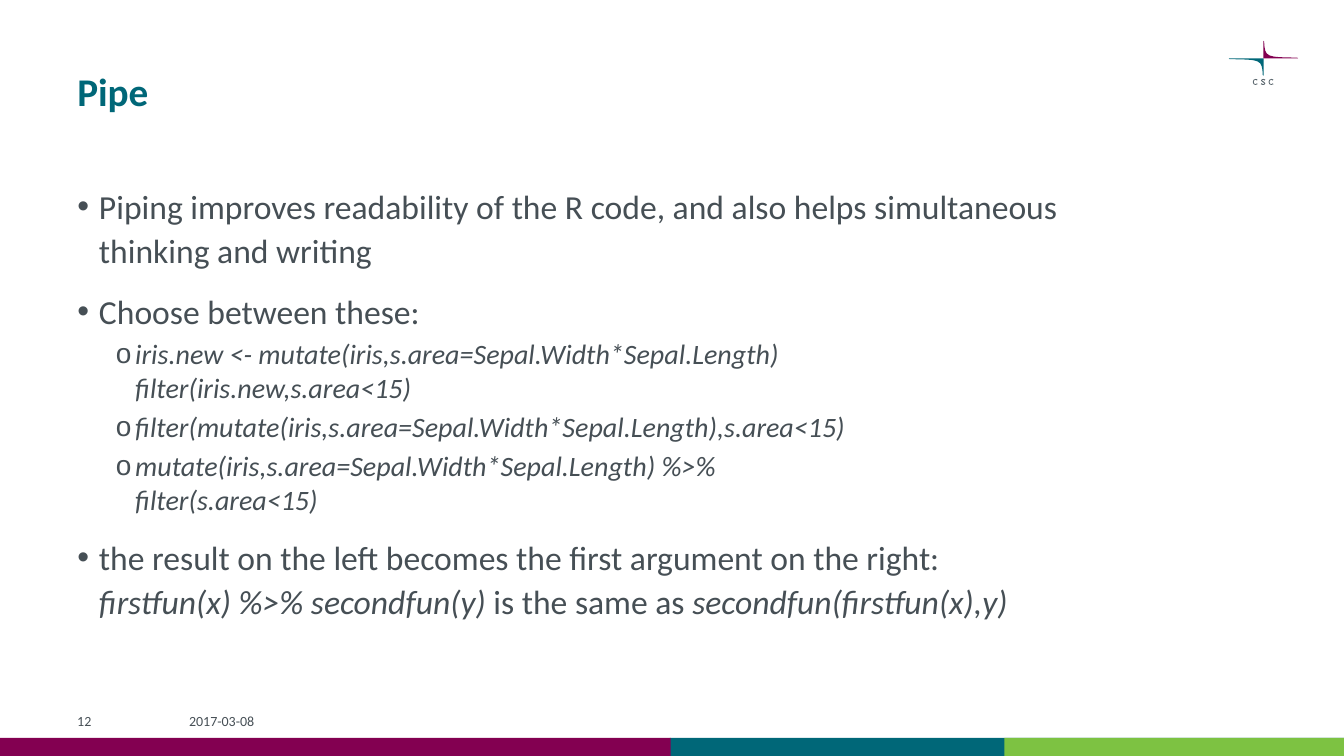
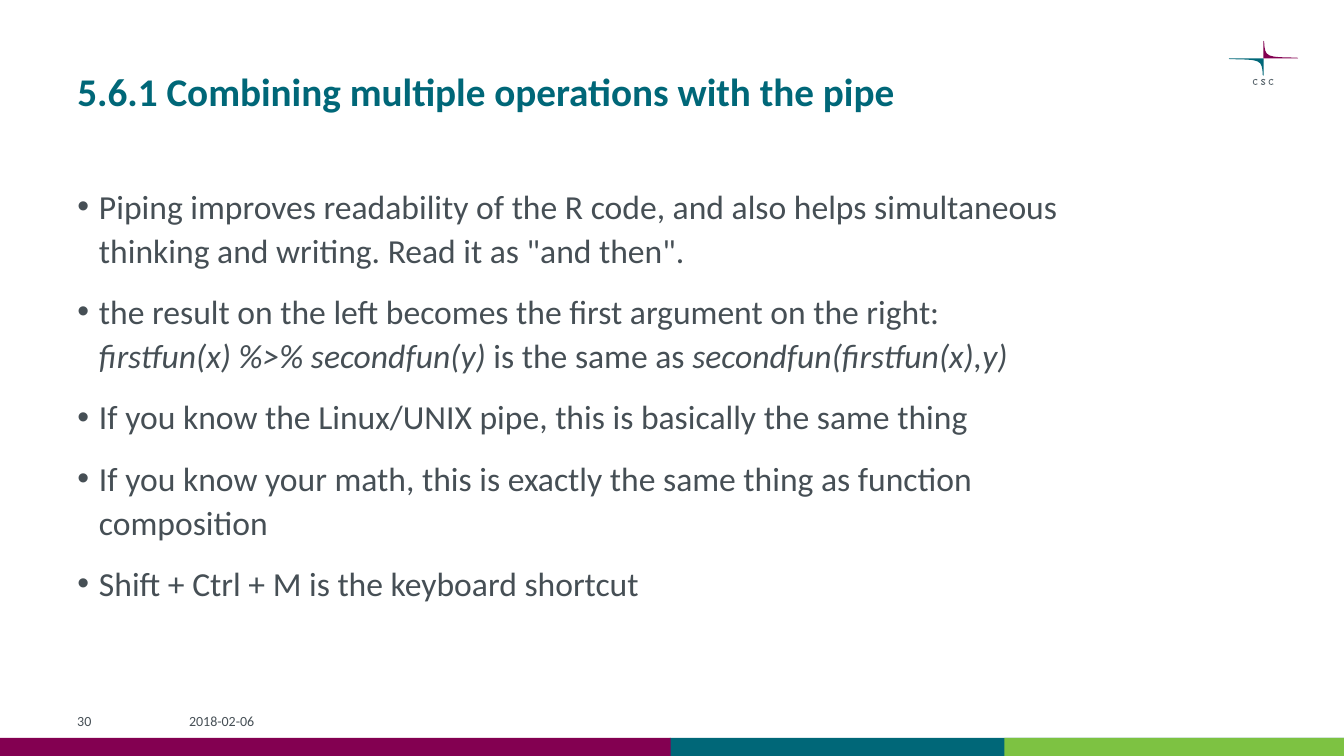
Before and after one commit to csc-training/wrangling-with-R, a slide deck: slide 30 of wrangling_with_r.pptx (slide 12 before the commit). Drawn at 1344x756 pixels with LibreOffice and Linux fonts; fonts in the diff are those of the drawing. Boxes give left, top, right and bottom in pixels: in the first picture for what was removed or moved away, otherwise in the second. Text is boxed around its words. In the diff, an @@ line names an element or a change of style, - is before the commit and + after.

```diff
--- a/wrangling_with_r.pptx
+++ b/wrangling_with_r.pptx
@@ title at box(77, 78, 894, 113): text changed @@
-Pipe
+5.6.1 Combining multiple operations with the pipe
@@ text at box(99, 195, 1057, 269): text changed; size 20 to 24 pt; italic off @@
-• Piping improves readability of the R code, and also helps simultaneous thinking and writing
-• Choose between these:
-  o iris.new <- mutate(iris,s.area=Sepal.Width*Sepal.Length)
-    filter(iris.new,s.area<15)
-  o filter(mutate(iris,s.area=Sepal.Width*Sepal.Length),s.area<15)
-  o mutate(iris,s.area=Sepal.Width*Sepal.Length) %>%
-    filter(s.area<15)
+• Piping improves readability of the R code, and also helps simultaneous thinking and writing. Read it as "and then".
@@ text at box(99, 405, 972, 602): paragraphs added @@
+• If you know the Linux/UNIX pipe, this is basically the same thing
+• If you know your math, this is exactly the same thing as function composition
+• Shift + Ctrl + M is the keyboard shortcut
@@ page number at box(77, 717, 91, 726): text changed @@
-12
+30
@@ text at box(189, 716, 254, 726): text changed @@
-2017-03-08
+2018-02-06
```
Also in this commit, not shown: 12 other slides changed, 21 slides added, 1 slide removed, 6 other files.
